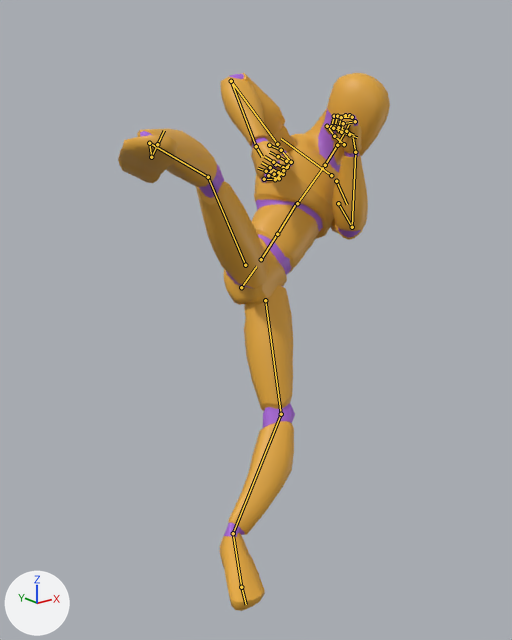
Before and after pictures for a commit that changed the glTF model public/models/quaternius/blender-kicks-core.glb.
Before and after are seen from a 50 mm camera at (-0.975, -1.706, 1.432) aimed at (0.373, -0.02, 0.758). Every picture has the same lights, and +X, +Y and +Z are marked at lower left. The picture after the commit comes second. Both versions are drawn at frame 13 of the action 'BF_RisingKick_R'; the numbers are the values there. The bones that change, and the others that lie on the model, are drawn over the model as lines.

Names of what the first picture shows: 'Mannequin'.
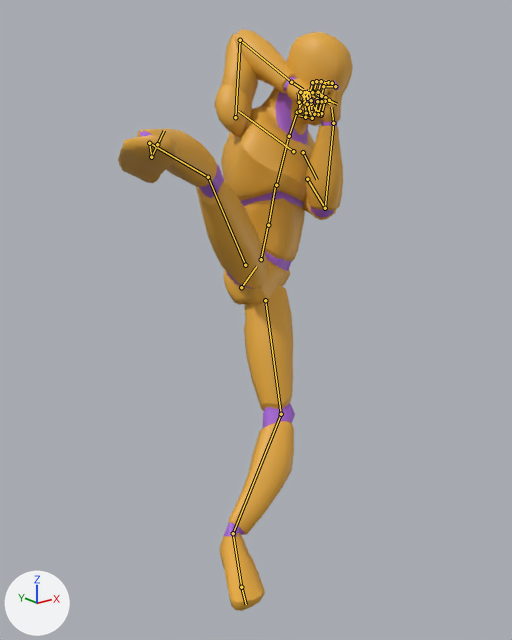
Commit message: Regenerate V6 kicks with stable kick torsos

What the commit changed:
Bone 'spine_01' (bone_spine_01) turns from (8, 0, 3) to (11, -23, 36) degrees about its own x, y and z.
Bone 'spine_02' (bone_spine_02) moves from (-0.003, -0.002, 0.003) to (-0.001, -0.001, 0.006).
Bone 'spine_02' (bone_spine_02) turns from (17, -4, 8) to (13, -3, 4) degrees about its own x, y and z.
Bone 'spine_03' (bone_spine_03) moves from (-0.001, -0.001, 0.004) to (0.0, 0.0, 0.007).
Bone 'spine_03' (bone_spine_03) turns from (13, -2, 6) to (12, 0, 1) degrees about its own x, y and z.
Bone 'neck_01' (bone_neck_01) turns from (-3, 13, 14) to (-7, 5, -2) degrees about its own x, y and z.
Bone 'Head' (bone_head) turns from (11, 14, 7) to (14, 24, -4) degrees about its own x, y and z.
Bone 'clavicle_l' (bone_clavicle_l) turns from (-2, -1, -6) to (-31, 9, -3) degrees about its own x, y and z.
Bone 'upperarm_l' (bone_upperarm_l) turns from (94, 26, -35) to (86, 22, -42) degrees about its own x, y and z.
Bone 'lowerarm_l' (bone_lowerarm_l) turns from (82, -6, 13) to (95, -9, 13) degrees about its own x, y and z.
Bone 'clavicle_r' (bone_clavicle_r) turns from (-3, 1, -6) to (21, 20, 4) degrees about its own x, y and z.
Bone 'upperarm_r' (bone_upperarm_r) turns from (-66, 80, -79) to (32, 152, -54) degrees about its own x, y and z.
Bone 'lowerarm_r' (bone_lowerarm_r) turns from (-30, 43, 111) to (-29, 45, 117) degrees about its own x, y and z.

Boxes [x1, y1, x2, y2] around the edits, measured in the pictures (512 x 640 px):
'Mannequin', posed (14% narrower, 8% taller)
    before: [118, 73, 390, 611]
    after: [118, 29, 353, 611]
bone 'spine_01', root to tip
    before: (261, 259) to (277, 234)
    after: (261, 259) to (268, 225)
bone 'spine_02', root to tip
    before: (277, 234) to (296, 203)
    after: (268, 225) to (275, 185)
bone 'spine_03', root to tip
    before: (297, 203) to (323, 167)
    after: (276, 185) to (288, 139)
bone 'neck_01', root to tip
    before: (325, 165) to (337, 145)
    after: (289, 136) to (297, 112)
bone 'Head', root to tip
    before: (337, 145) to (349, 124)
    after: (297, 112) to (309, 89)
bone 'clavicle_l', root to tip
    before: (336, 181) to (347, 204)
    after: (303, 152) to (317, 179)
bone 'upperarm_l', root to tip
    before: (338, 203) to (352, 227)
    after: (307, 179) to (325, 208)
bone 'lowerarm_l', root to tip
    before: (352, 227) to (355, 152)
    after: (325, 208) to (333, 123)
bone 'clavicle_r', root to tip
    before: (331, 175) to (281, 138)
    after: (293, 151) to (238, 111)
bone 'upperarm_r', root to tip
    before: (277, 144) to (231, 81)
    after: (235, 117) to (240, 40)
bone 'lowerarm_r', root to tip
    before: (231, 81) to (256, 146)
    after: (240, 40) to (291, 82)
